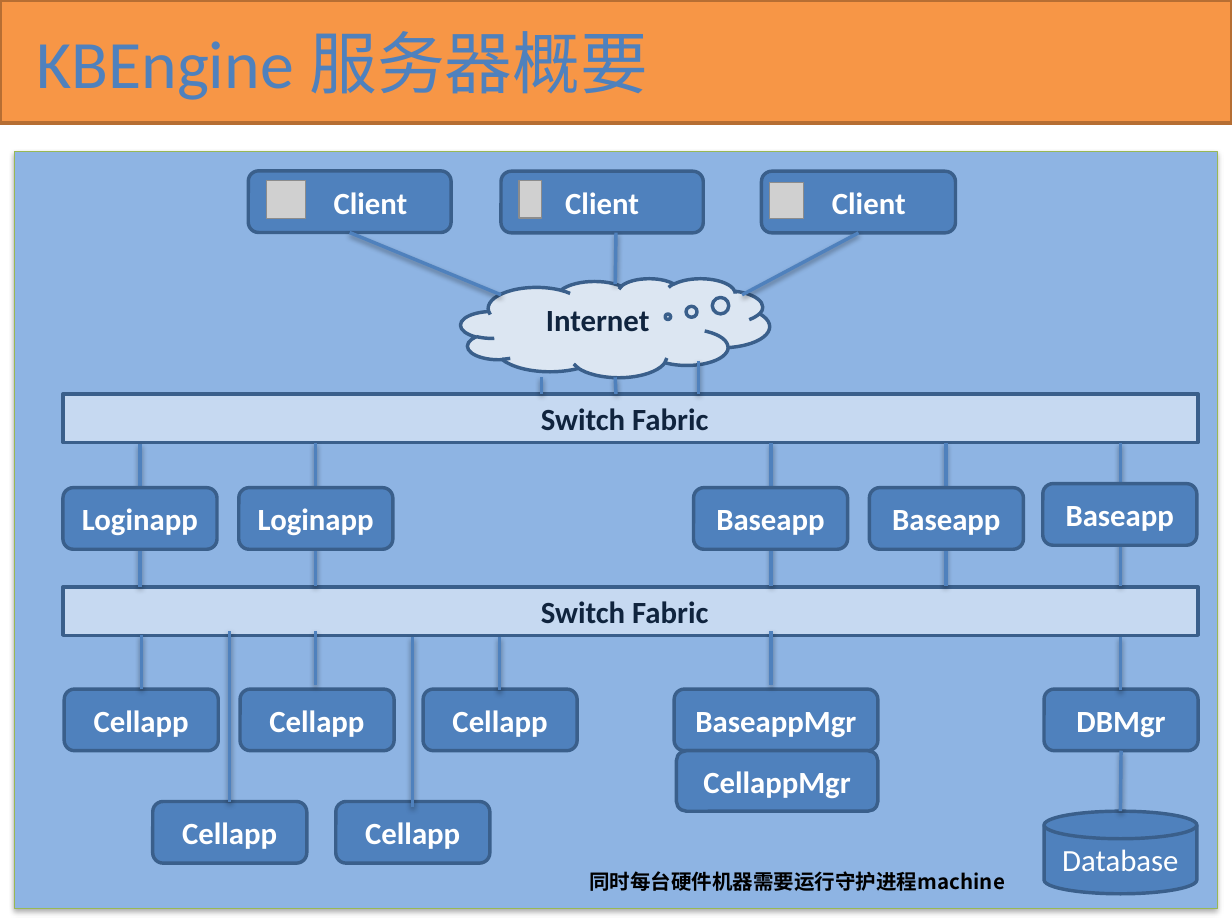
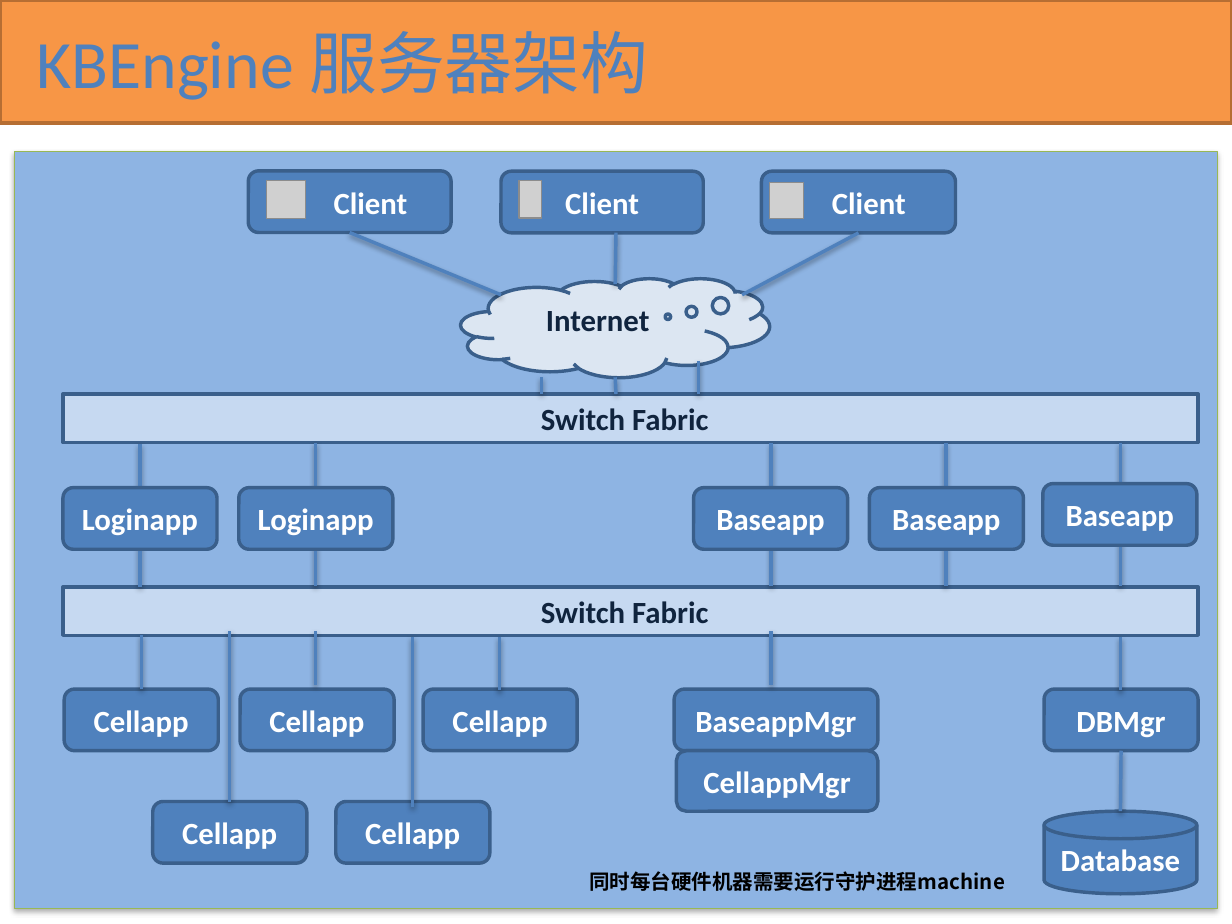
Before and after one commit to kbengine/kbengine_docs, a slide deck: slide 4 of KBEngine技术预览.pptx (slide 3 before the commit). Drawn at 1232x924 pixels with LibreOffice and Linux fonts; fonts in the diff are those of the drawing; grey boxes stand for pictures. Boxes give left, top, right and bottom in pixels: in the first picture for what was removed or moved away, otherwise in the second. Text is boxed around its words. In the diff, an @@ line names an element or a change of style, - is before the commit and + after.

Commit message:
up

```diff
--- a/KBEngine技术预览.pptx
+++ b/KBEngine技术预览.pptx
@@ title at bbox=[37, 31, 648, 100]: text changed @@
-KBEngine 服务器概要
+KBEngine 服务器架构
@@ cylinder "Database" at bbox=[1044, 811, 1196, 893]: bold on @@
```
Also in this commit, not shown: 8 slides added.
